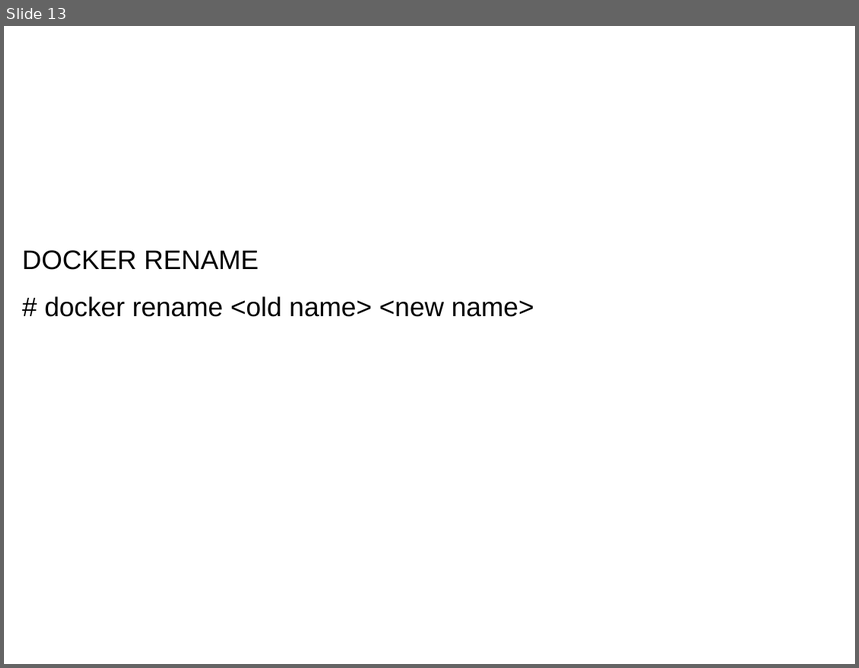
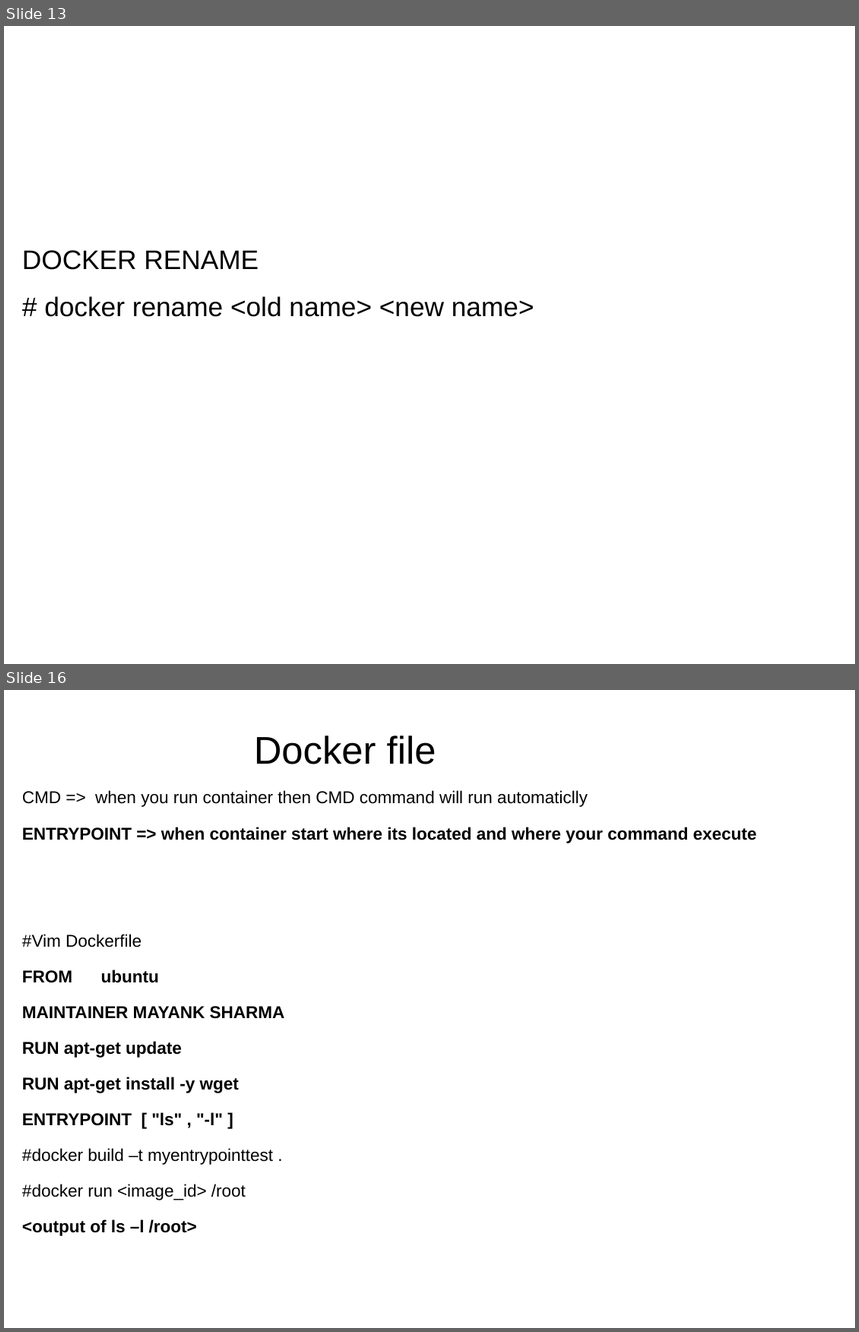
Before and after one commit to hackersdatabase007/mayank, a slide deck: Docker/MY_DOCKERS.pptx. Shown one above the other, each under a label of ours: slide 13 before the commit, slides 13 and 16 after it; the slides between them are not shown. The pictures are 859x668 and 859x1332 pixels, drawn with LibreOffice and Linux fonts; fonts in the diff are those of the drawing. Boxes give left, top, right and bottom in pixels: in the first picture for what was removed or moved away, otherwise in the second. Text is boxed around its words. In the diff, an @@ line names an element or a change of style, - is before the commit and + after.

```diff
--- a/Docker/MY_DOCKERS.pptx
+++ b/Docker/MY_DOCKERS.pptx
@@ slide 16 added at (x1=4, y1=690, x2=855, y2=1328), background #FFFFFF @@
@@ subtitle added at (x1=22, y1=736, x2=757, y2=1236), 16 pt, text #000000, bold @@
+Docker file
+CMD => when you run container then CMD command will run automaticlly
+ENTRYPOINT => when container start where its located and where your command execute
+#Vim Dockerfile
+FROM ubuntu
+MAINTAINER MAYANK SHARMA
+RUN apt-get update
+RUN apt-get install -y wget
+ENTRYPOINT [ "ls" , "-l" ]
+#docker build –t myentrypointtest .
+#docker run <image_id> /root
+<output of ls –l /root>
```
Also in this commit, not shown: 7 other slides added, 1 other file.
